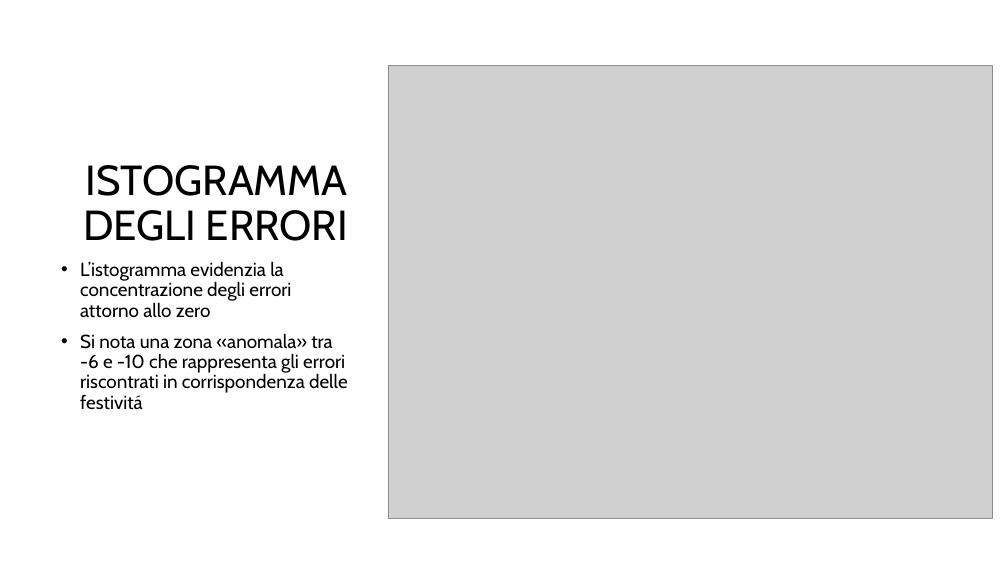
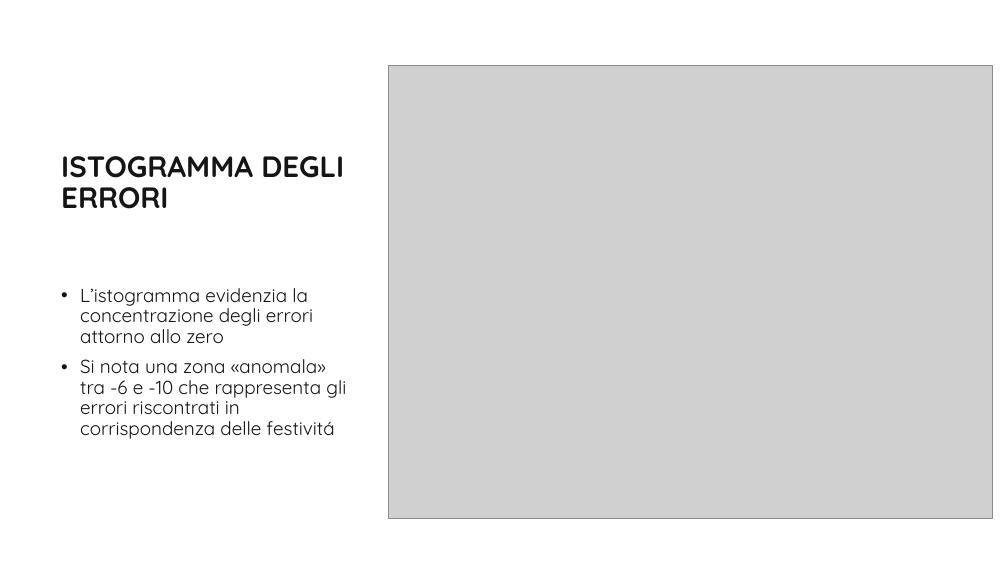
Before and after one commit to r1cky0/Italian-energy-consumption-prediction, a slide deck: slide 15 of presentazione_imad.pptx. Drawn at 1008x567 pixels with LibreOffice and Linux fonts; fonts in the diff are those of the drawing; grey boxes stand for pictures; background and template pictures are left out. Boxes give left, top, right and bottom in pixels: in the first picture for what was removed or moved away, otherwise in the second. Text is boxed around its words. In the diff, an @@ line names an element or a change of style, - is before the commit and + after.

```diff
--- a/presentazione_imad.pptx
+++ b/presentazione_imad.pptx
@@ title "ISTOGRAMMA DEGLI ERRORI": place and size @@
-title "ISTOGRAMMA DEGLI ERRORI" at (83, 165, 348, 241)
+title "ISTOGRAMMA DEGLI ERRORI" at (61, 156, 344, 209)
@@ title "ISTOGRAMMA DEGLI ERRORI" at (61, 156, 344, 209): size 40 to 28 pt, font Cabin to Quicksand, text colour #000000 to #151515, bold on; alignment right to left @@
@@ text "L’istogramma evidenzia la concentrazione degli ...": place and size @@
-text "L’istogramma evidenzia la concentrazione degli ..." at (80, 261, 348, 410)
+text "L’istogramma evidenzia la concentrazione degli ..." at (80, 288, 346, 439)
@@ text "L’istogramma evidenzia la concentrazione degli ..." at (80, 288, 346, 439): font Cabin to Quicksand, text colour #000000 to #151515 @@
```
Also in this commit, not shown: 18 other slides changed, 2 other files.
